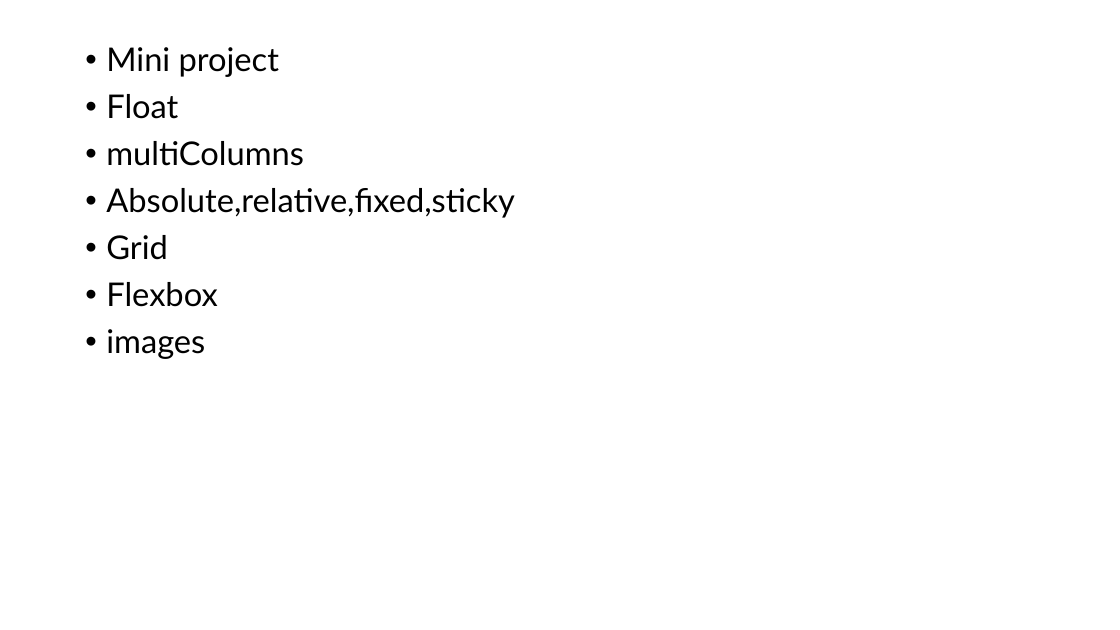
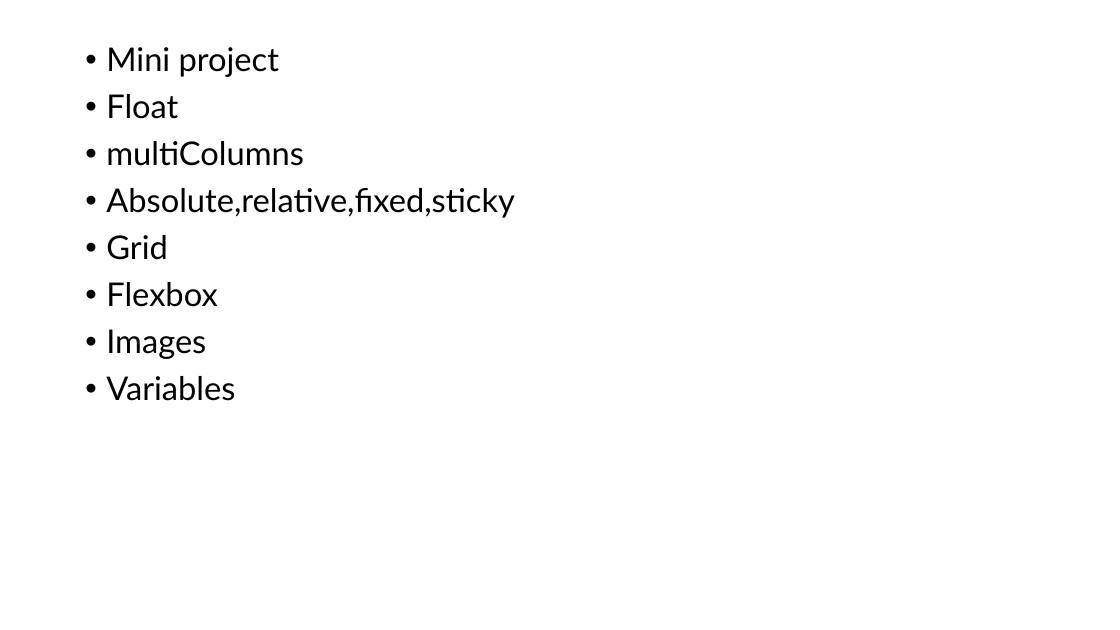
Before and after one commit to PiyushChaturvedii/Batch06, a slide deck: slide 3 of css.pptx. Drawn at 1120x630 pixels with LibreOffice and Linux fonts; fonts in the diff are those of the drawing. Boxes give left, top, right and bottom in pixels: in the first picture for what was removed or moved away, otherwise in the second. Text is boxed around its words. In the diff, an @@ line names an element or a change of style, - is before the commit and + after.

```diff
--- a/css.pptx
+++ b/css.pptx
@@ text at (106,329,235,401): text changed @@
-• images
+• Images
+• Variables
```
Also in this commit, not shown: 18 other files.
